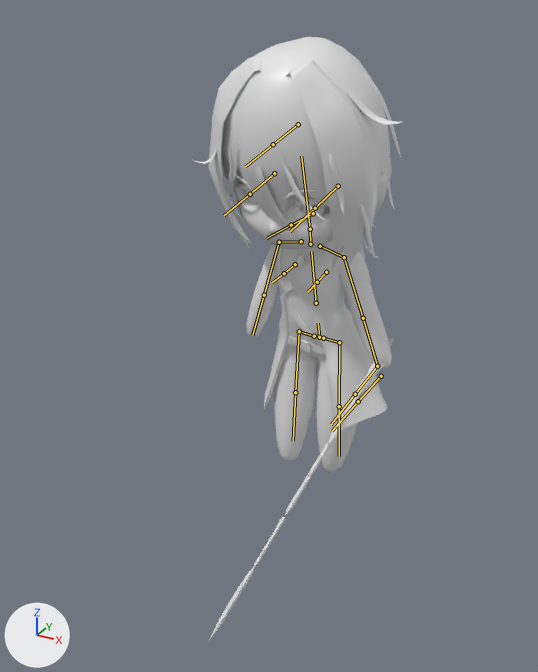
An edit to the FBX model Assets/TurnBase/Graphic3D/Character/MC/Mat/MCChibi.fbx, drawn before and after from the same camera.
Both versions are drawn from a camera (50 mm lens) standing at (4.17, -8.08, 7.42) and looking at (0.34, -1.12, 3.94). Arrows for +X, +Y and +Z are at lower left; the lights stay in place. The older version comes first. Both versions are drawn at frame 15 of the action 'Armature|IDLE'; the numbers are the values there. The bones that change, and the others that lie on the model, are drawn over the model as lines.

The first picture shows 'BODY', 'EYE', 'EYEBOW', 'FONT', 'HADE', 'SWORD', 'Sphere', 'back', 'bell', 'side', 'small', 'suit'.
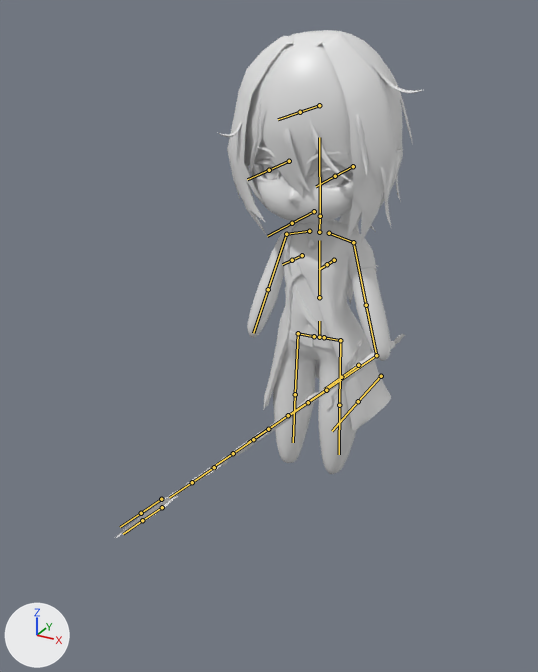
The change, as JSON lines over the scene's bpy script:
```json
{"block": "bone_bone_l", "where": "bone_bone_l = bpy.data.objects['Armature'].pose.bones['Bone.L']"}
{"op": "set", "path": "bone_bone_l.rotation_quaternion", "old": "(0.989, 0.14, -0.047, -0.015)", "new": "(1.0, 0.01, 0.001, 0.011)", "note": "degrees (16, -5, -2) -> degrees (1, 0, 1)"}
{"block": "bone_bone_004_l", "where": "bone_bone_004_l = bpy.data.objects['Armature'].pose.bones['Bone.004.L']  # child of 'Bone.003.L'"}
{"op": "set", "path": "bone_bone_004_l.rotation_quaternion", "old": "(0.976, 0.085, 0.2, 0.031)", "new": "(0.962, 0.103, 0.254, 0.014)", "note": "degrees (11, 23, 6) -> degrees (14, 29, 5)"}
{"block": "bone_bone_005_l_003", "where": "bone_bone_005_l_003 = bpy.data.objects['Armature'].pose.bones['Bone.005.L.003']  # child of 'Bone.005.L'"}
{"op": "set", "path": "bone_bone_005_l_003.rotation_quaternion", "old": "(0.985, -0.017, -0.017, 0.172)", "new": "(0.999, -0.047, -0.011, 0.017)", "note": "degrees (-2, -2, 20) -> degrees (-5, -1, 2)"}
{"block": "bone_bone_004_r", "where": "bone_bone_004_r = bpy.data.objects['Armature'].pose.bones['Bone.004.R']  # child of 'Bone.003.R'"}
{"op": "set", "path": "bone_bone_004_r.rotation_quaternion", "old": "(0.952, 0.15, -0.265, 0.021)", "new": "(0.958, 0.115, -0.262, 0.024)", "note": "degrees (19, -31, -3) -> degrees (14, -30, -1)"}
{"block": "bone_bone_007_l", "where": "bone_bone_007_l = bpy.data.objects['Armature'].pose.bones['Bone.007.L']  # child of 'Bone.006.L'"}
{"op": "set", "path": "bone_bone_007_l.rotation_quaternion", "old": "(0.968, 0.066, 0.21, -0.117)", "new": "(1.0, 0.007, 0.002, -0.01)", "note": "degrees (5, 25, -13) -> degrees (1, 0, -1)"}
{"block": "bone_bone_007_r", "where": "bone_bone_007_r = bpy.data.objects['Armature'].pose.bones['Bone.007.R']  # child of 'Bone.006.R'"}
{"op": "set", "path": "bone_bone_007_r.rotation_quaternion", "old": "(0.99, -0.008, -0.042, 0.138)", "new": "(1.0, 0.02, 0.004, -0.001)", "note": "degrees (-2, -5, 16) -> degrees (2, 0, 0)"}
```

Changed parts and their boxes [x1, y1, x2, y2] in the pictures (538 x 672 px):
```json
{"object": "side", "change": "posed", "before": [208, 57, 378, 271], "after": [227, 33, 397, 243]}
{"object": "BODY", "change": "posed", "before": [247, 245, 392, 473], "after": [247, 219, 391, 474], "on screen": "12% taller"}
{"object": "FONT", "change": "posed", "before": [221, 59, 329, 229], "after": [244, 36, 353, 197]}
{"object": "suit", "change": "posed", "before": [264, 240, 387, 431], "after": [263, 220, 391, 430], "on screen": "10% taller"}
{"object": "HADE", "change": "posed", "before": [233, 167, 388, 250], "after": [251, 137, 402, 224]}
{"object": "back", "change": "posed", "before": [223, 37, 392, 260], "after": [244, 30, 403, 304], "on screen": "mostly hidden afterwards"}
{"object": "small", "change": "posed", "before": [192, 71, 401, 260], "after": [217, 62, 422, 267], "on screen": "8% taller"}
{"object": "SWORD", "change": "posed", "before": [208, 337, 394, 642], "after": [116, 334, 405, 538], "on screen": "55% wider, 33% shorter"}
{"object": "bell", "change": "posed", "before": [275, 247, 325, 354], "after": [283, 222, 333, 348]}
{"bone": "Bone.L", "before": "(319, 337) to (318, 323)", "after": "(319, 337) to (319, 321)"}
{"bone": "Bone.004.L", "before": "(344, 257) to (363, 318)", "after": "(353, 242) to (366, 305)"}
{"bone": "Bone.005.L.003", "before": "(377, 366) to (355, 394)", "after": "(376, 355) to (253, 439)"}
{"bone": "Bone.004.R", "before": "(279, 242) to (264, 295)", "after": "(286, 234) to (268, 289)"}
{"bone": "Bone.007.L", "before": "(339, 342) to (339, 406)", "after": "(340, 340) to (339, 405)"}
{"bone": "Bone.007.R", "before": "(299, 331) to (295, 392)", "after": "(298, 333) to (295, 394)"}
```
